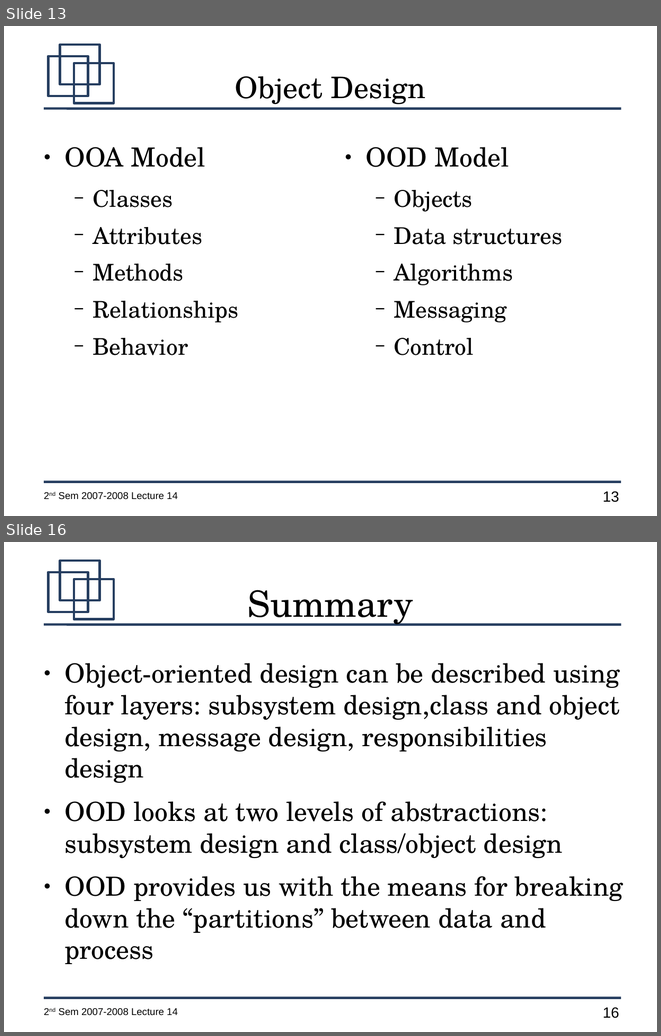
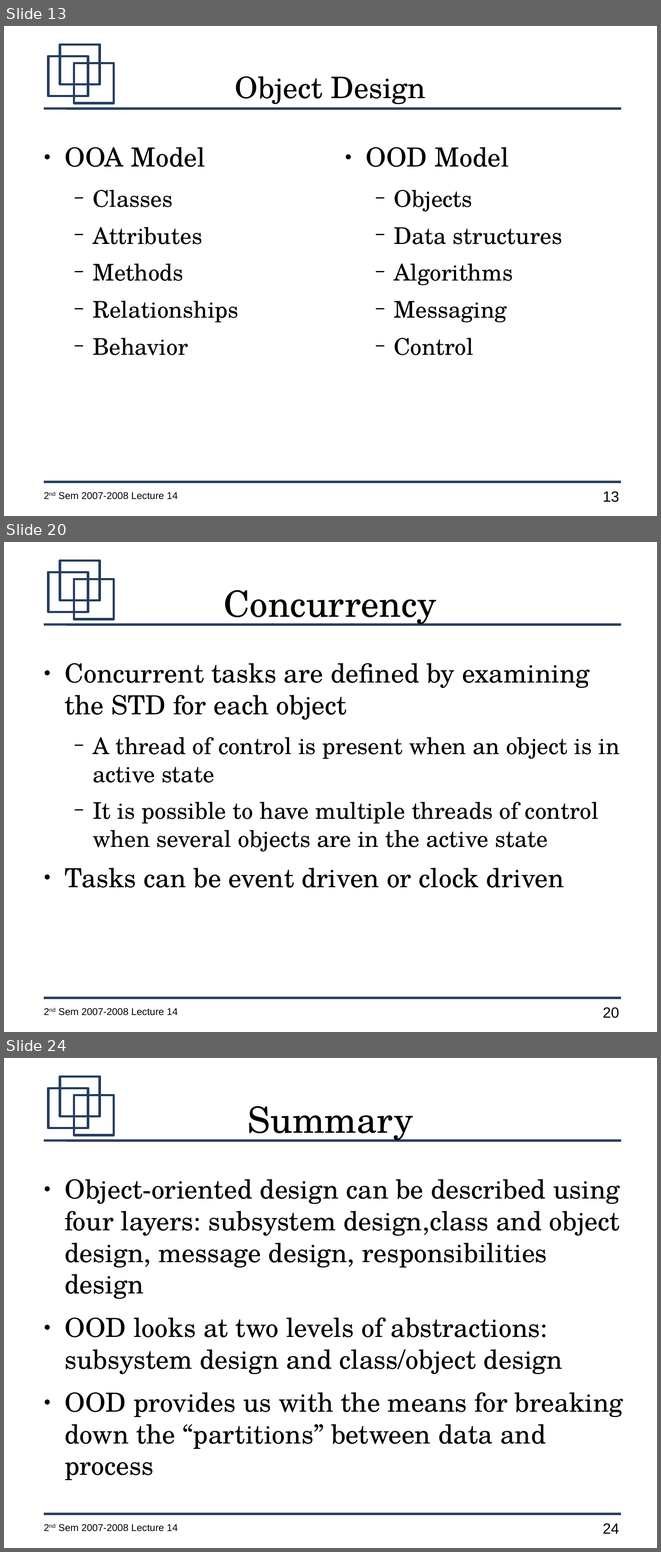
Before and after one commit to jachermocilla/jach-homepage, a slide deck: CMSC128-2nd-Sem-2007-L14.odp. Shown one above the other, each under a label of ours: slides 13 and 16 before the commit, slides 13, 20 and 24 after it; the slides between them are not shown. The pictures are 661x1036 and 661x1552 pixels, drawn with LibreOffice and Linux fonts; fonts in the diff are those of the drawing. Boxes give left, top, right and bottom in pixels: in the first picture for what was removed or moved away, otherwise in the second. Text is boxed around its words. In the diff, an @@ line names an element or a change of style, - is before the commit and + after.

```diff
--- a/CMSC128-2nd-Sem-2007-L14.odp
+++ b/CMSC128-2nd-Sem-2007-L14.odp
@@ slide 20 added at (4, 542, 657, 1032), background #FFFFFF; not listed: 7 template elements that a slide beside it also shows @@
@@ title added at (224, 590, 437, 626), 44 pt, text #000000 @@
+Concurrency
@@ text added at (64, 663, 620, 888), 28 pt, text #000000 @@
+● Concurrent tasks are defined by examining the STD for each object
+  − A thread of control is present when an object is in active state
+  − It is possible to have multiple threads of control when several objects are in the active state
+● Tasks can be event driven or clock driven
@@ what was slide 16 is now slide 24 @@
@@ page number at (603, 1523, 619, 1533): text changed @@
-16
+24
```
Also in this commit, not shown: 2 slides changed, 7 other slides added.
